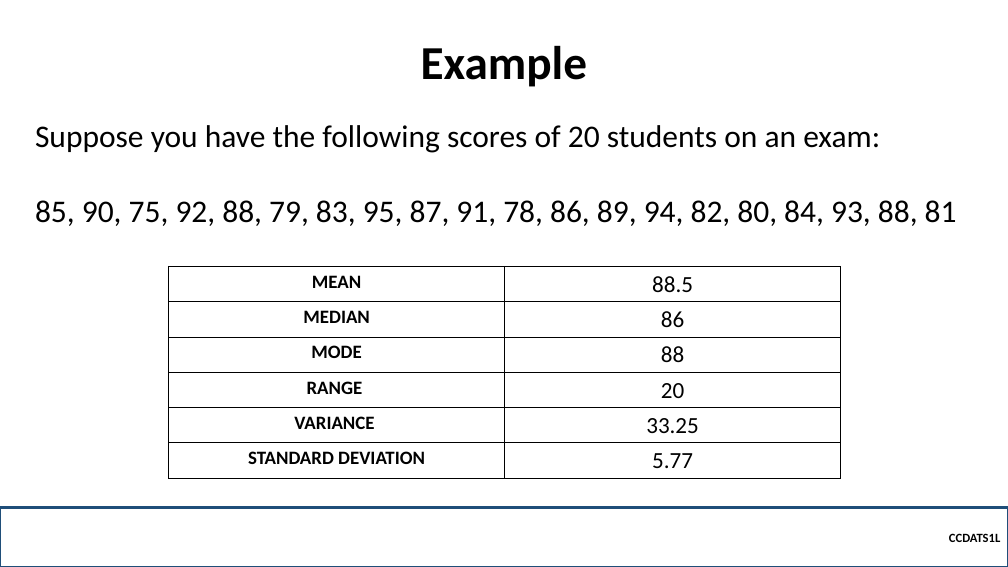
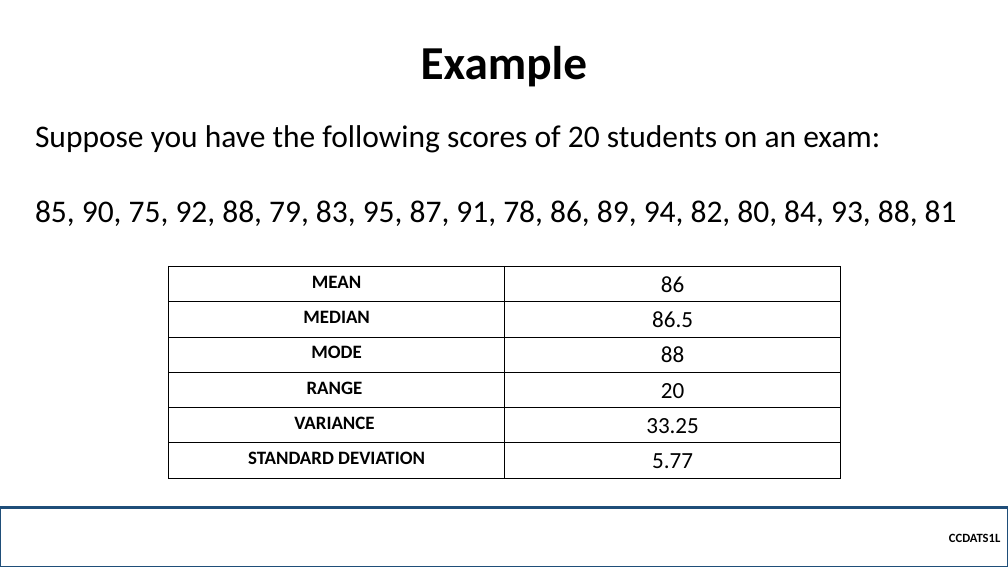
Before and after one commit to robitussin/CCDATS1L, a slide deck: slide 13 of week_6/Descriptive Statistics.pptx (slide 11 before the commit). Drawn at 1008x567 pixels with LibreOffice and Linux fonts; fonts in the diff are those of the drawing; background and template pictures are left out. Boxes give left, top, right and bottom in pixels: in the first picture for what was removed or moved away, otherwise in the second. Text is boxed around its words. In the diff, an @@ line names an element or a change of style, - is before the commit and + after.

```diff
--- a/week_6/Descriptive Statistics.pptx
+++ b/week_6/Descriptive Statistics.pptx
@@ table at box(169, 266, 840, 478) @@
-row 1, column 2: 88.5
+row 1, column 2: 86
-row 2, column 2: 86
+row 2, column 2: 86.5
```
Also in this commit, not shown: 2 slides added, 2 other files.
